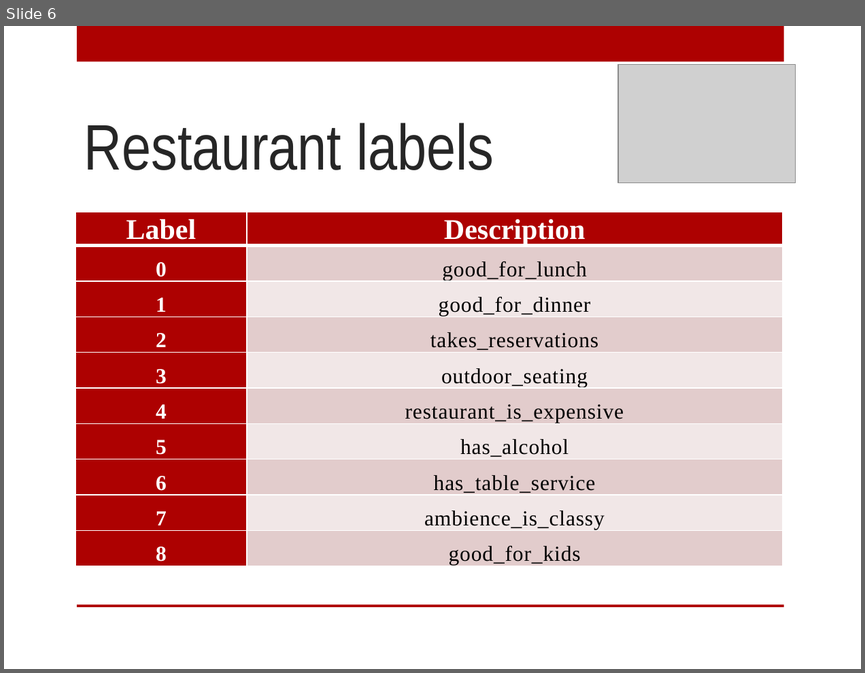
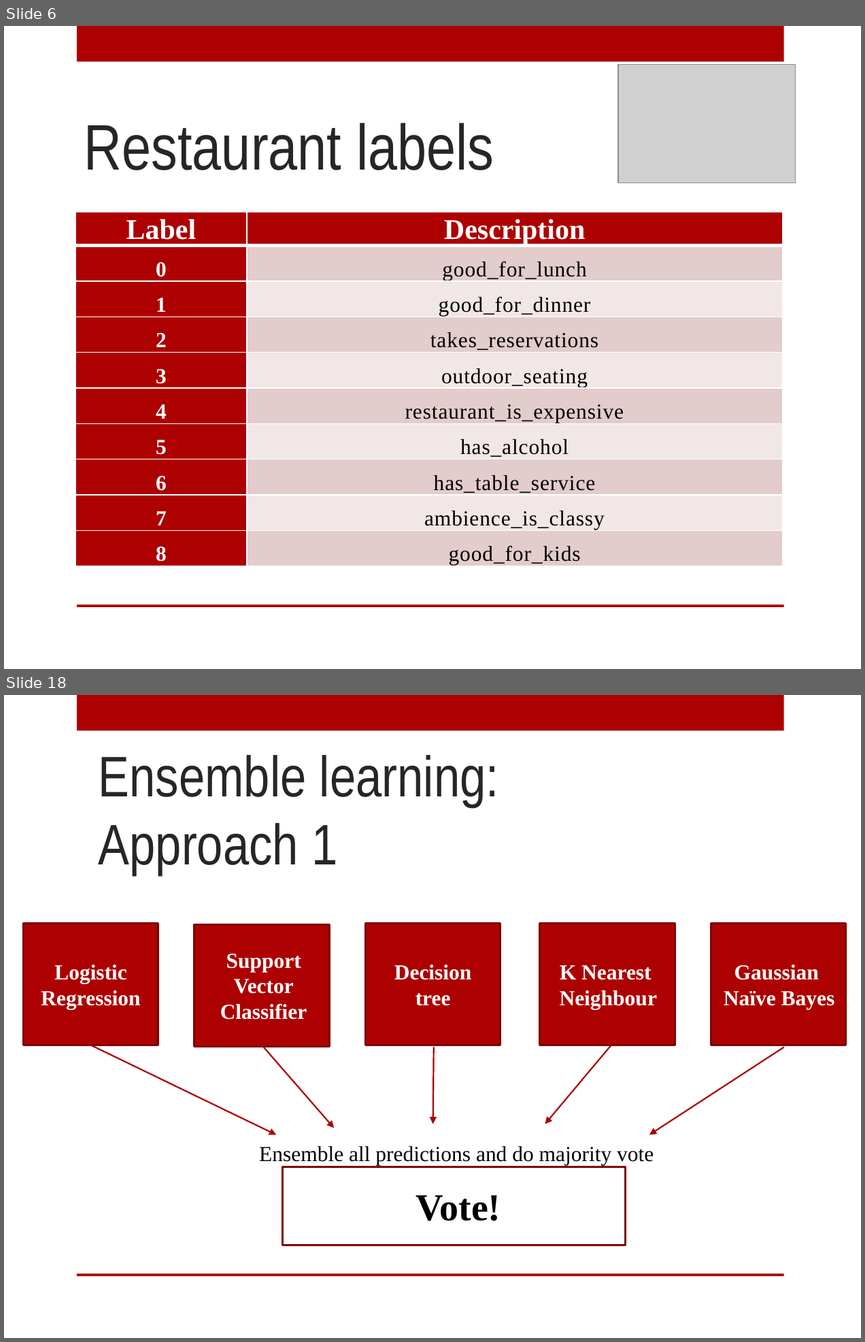
Before and after one commit to AnyaRum/Data_science_intensive_capstone_project, a slide deck: Yelp_capstone_project.pptx. Shown one above the other, each under a label of ours: slide 6 before the commit, slides 6 and 18 after it; the slides between them are not shown. The pictures are 865x673 and 865x1342 pixels, drawn with LibreOffice and Linux fonts; fonts in the diff are those of the drawing; grey boxes stand for pictures; background and template pictures are left out. Boxes give left, top, right and bottom in pixels: in the first picture for what was removed or moved away, otherwise in the second. Text is boxed around its words. In the diff, an @@ line names an element or a change of style, - is before the commit and + after.

```diff
--- a/Yelp_capstone_project.pptx
+++ b/Yelp_capstone_project.pptx
@@ slide 18 added at <box>4,695,861,1338</box>, background picture (left out); not listed: 2 template elements that a slide beside it also shows @@
@@ title added at <box>99,755,499,875</box>, 48 pt, text #262626 @@
+Ensemble learning:
+Approach 1
@@ rectangle added at <box>24,923,158,1045</box>, fill #AD0101, outline #800101 1.75 pt @@
@@ rectangle added at <box>194,925,329,1047</box>, fill #AD0101, outline #800101 1.75 pt @@
@@ rectangle added at <box>366,923,500,1045</box>, fill #AD0101, outline #800101 1.75 pt @@
@@ rectangle added at <box>540,923,674,1045</box>, fill #AD0101, outline #800101 1.75 pt @@
@@ rectangle added at <box>711,923,845,1045</box>, fill #AD0101, outline #800101 1.75 pt @@
@@ text added at <box>220,953,307,1019</box>, 18 pt, text #FFFFFF, bold @@
+Support Vector Classifier
@@ text added at <box>41,964,140,1009</box>, 18 pt, text #FFFFFF, bold @@
+Logistic Regression
@@ text added at <box>394,964,472,1006</box>, 18 pt, text #FFFFFF, bold @@
+Decision tree
@@ text added at <box>560,965,657,1009</box>, 18 pt, text #FFFFFF, bold @@
+K Nearest
+Neighbour
@@ text added at <box>723,964,835,1009</box>, 18 pt, text #FFFFFF, bold @@
+Gaussian
+Naïve Bayes
@@ arrow added from (90, 1045) to (277, 1134), #AD0101 1.25 pt @@
@@ arrow added from (264, 1047) to (334, 1127), #AD0101 1.25 pt @@
@@ arrow added from (433, 1047) to (433, 1123), #AD0101 1.25 pt @@
@@ arrow added from (611, 1045) to (545, 1123), #AD0101 1.25 pt @@
@@ arrow added from (784, 1047) to (649, 1134), #AD0101 1.25 pt @@
@@ text added at <box>259,1146,653,1166</box>, 18 pt, text #000000 @@
+Ensemble all predictions and do majority vote
@@ rectangle added at <box>283,1166,626,1245</box>, outline #800101 1.75 pt @@
@@ text added at <box>415,1195,500,1221</box>, 32 pt, text #000000, bold @@
+Vote!
```
Also in this commit, not shown: 2 other slides changed, 18 other slides added, 3 slides removed, 2 other files.
